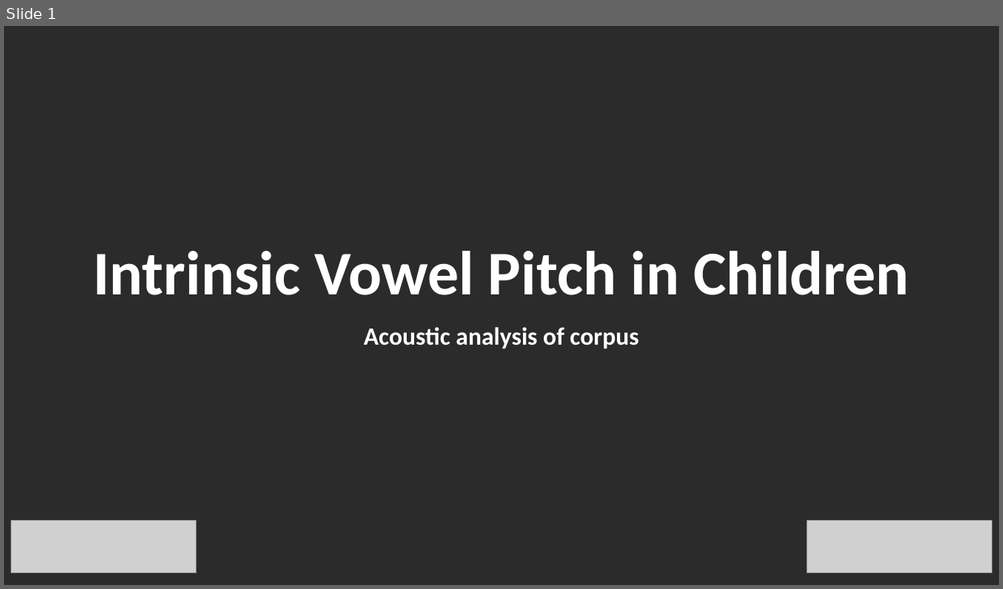
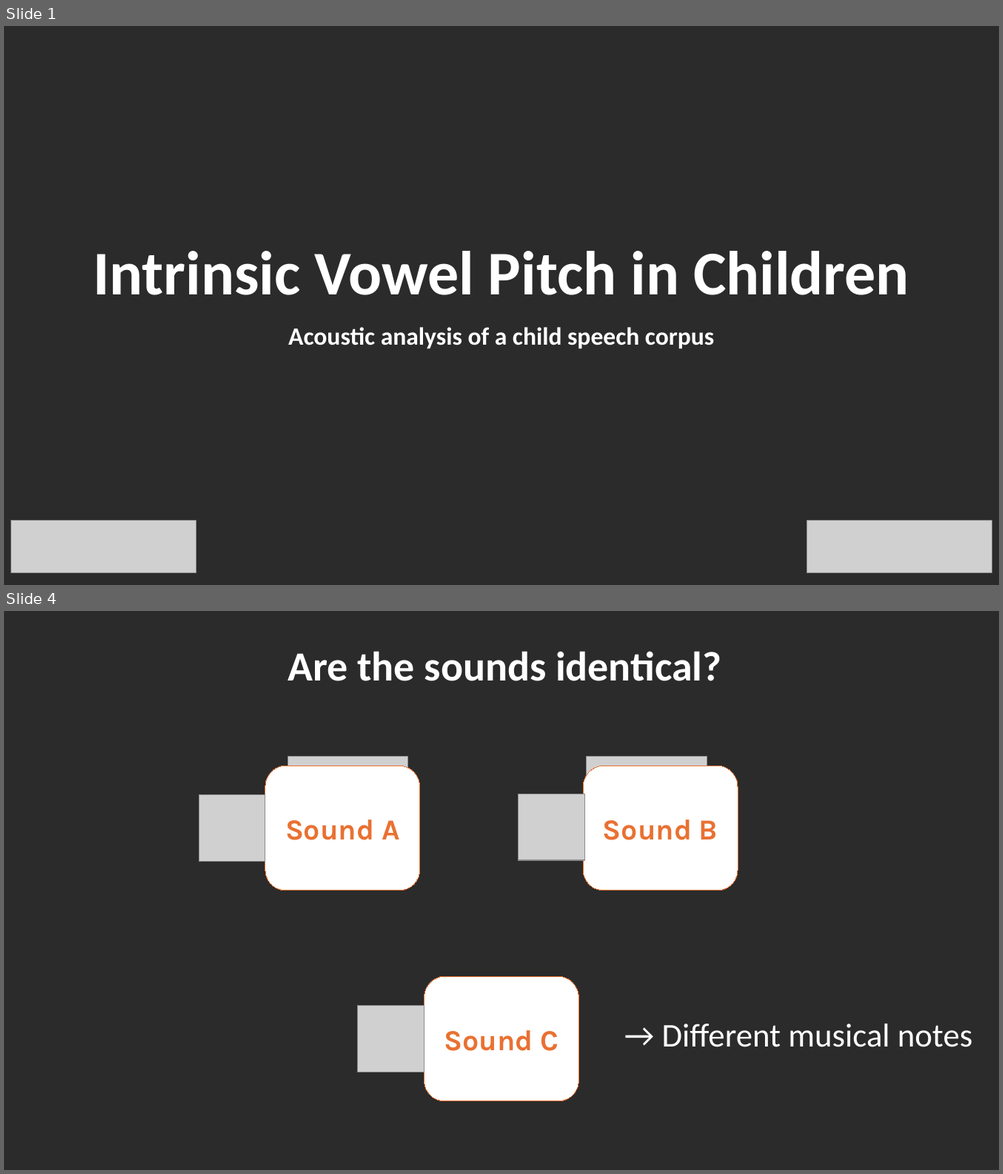
Before and after one commit to jgenette/Presentations, a slide deck: Seminar.pptx. Shown one above the other, each under a label of ours: slide 1 before the commit, slides 1 and 4 after it; the slides between them are not shown. The pictures are 1003x589 and 1003x1174 pixels, drawn with LibreOffice and Linux fonts; fonts in the diff are those of the drawing; grey boxes stand for pictures; background and template pictures are left out; a plain dark background stands for a picture behind light text. Boxes give left, top, right and bottom in pixels: in the first picture for what was removed or moved away, otherwise in the second. Text is boxed around its words. In the diff, an @@ line names an element or a change of style, - is before the commit and + after.

```diff
--- a/Seminar.pptx
+++ b/Seminar.pptx
@@ slide 4 added at (4, 611, 999, 1170), background picture (left out) @@
@@ text added at (288, 651, 721, 681), 40 pt, text #FFFFFF, bold @@
+Are the sounds identical?
@@ rounded rectangle added at (265, 766, 420, 891), fill #FFFFFF, outline #E97132 0.75 pt, 28 pt, text #E97132, bold @@
+Sound A
@@ picture added at (287, 757, 407, 877) @@
@@ rounded rectangle added at (583, 766, 737, 891), fill #FFFFFF, outline #E97132 0.75 pt, 28 pt, text #E97132, bold @@
+Sound B
@@ picture added at (586, 757, 706, 877) @@
@@ picture added at (199, 795, 265, 862) @@
@@ picture added at (518, 795, 584, 861) @@
@@ rounded rectangle added at (424, 977, 578, 1102), fill #FFFFFF, outline #E97132 0.75 pt, 28 pt, text #E97132, bold @@
+Sound C
@@ picture added at (358, 1006, 424, 1073) @@
@@ text added at (662, 1024, 972, 1048), 32 pt, text #FFFFFF @@
+→ Different musical notes
@@ slide 1 changed as well @@
@@ subtitle at (288, 327, 714, 349): text changed @@
-Acoustic analysis of corpus
+Acoustic analysis of a child speech corpus
```
Also in this commit, not shown: 2 other slides changed, 13 other slides added, 1 slide removed, 9 other files.
